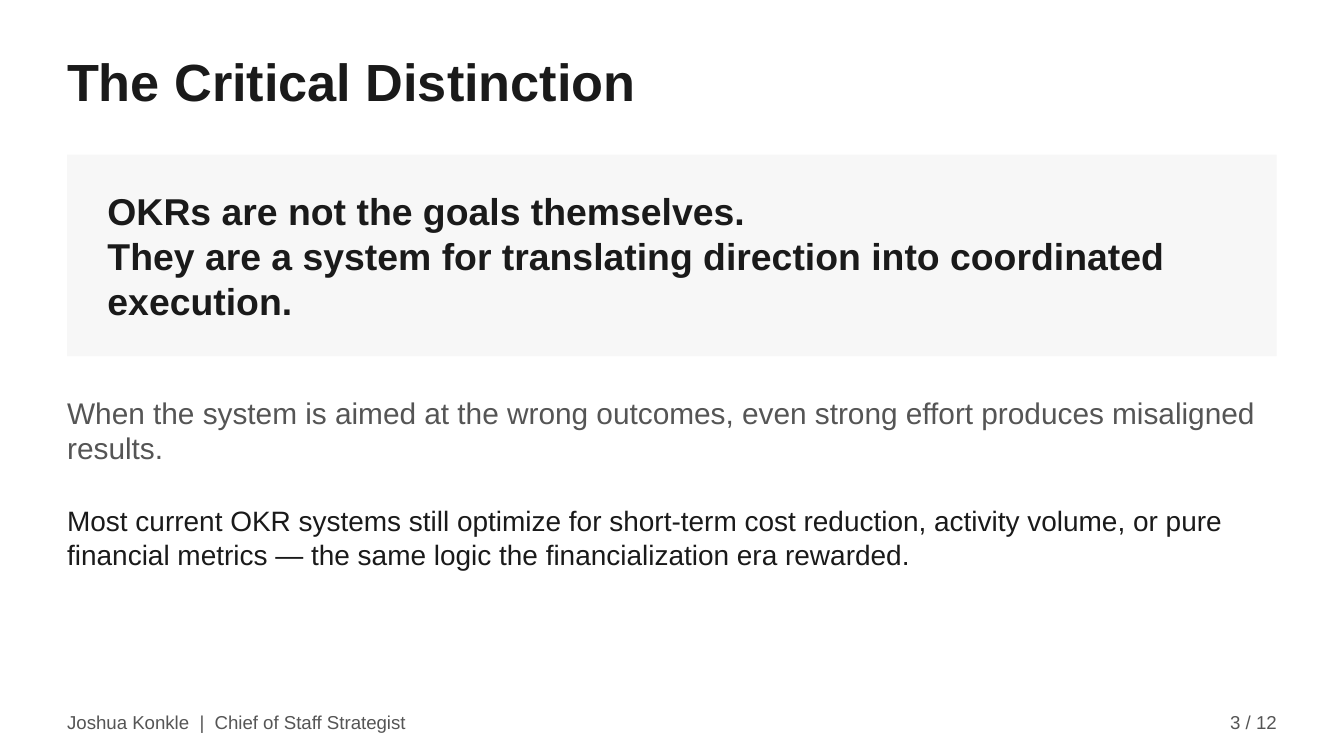
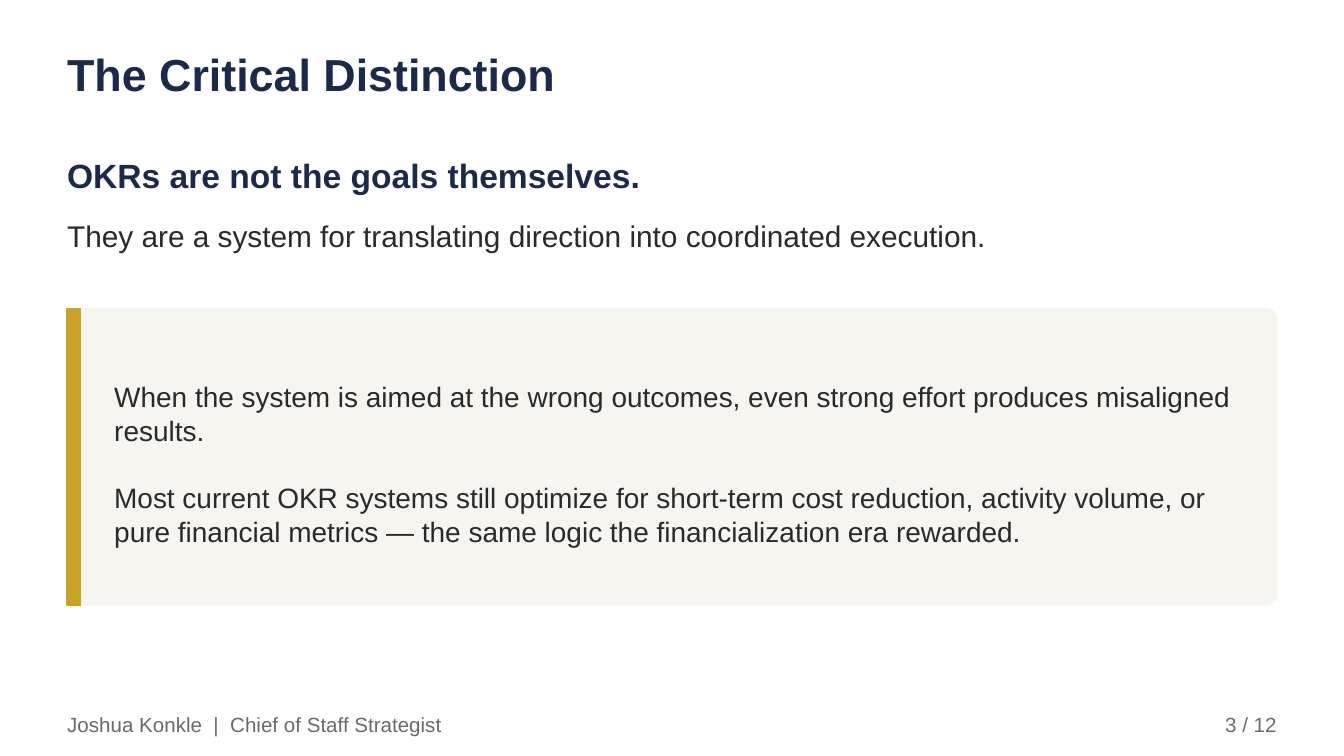
Before and after one commit to joshuakonkle/Hamilton-System, a slide deck: slide 3 of docs/webinar-resources/Module2-BMC-American-System-Hamiltonian-OKRs.pptx. Drawn at 1344x756 pixels with LibreOffice and Linux fonts; fonts in the diff are those of the drawing. Boxes give left, top, right and bottom in pixels: in the first picture for what was removed or moved away, otherwise in the second. Text is boxed around its words. In the diff, an @@ line names an element or a change of style, - is before the commit and + after.

```diff
--- a/docs/webinar-resources/Module2-BMC-American-System-Hamiltonian-OKRs.pptx
+++ b/docs/webinar-resources/Module2-BMC-American-System-Hamiltonian-OKRs.pptx
@@ rectangle added at (0, 0, 1344, 755), fill #FFFFFF, outline #FFFFFF 1 pt @@
@@ text "The Critical Distinction" at (67, 58, 554, 92): size 28 to 24 pt, text colour #1A1A1A to #1B2A4A @@
@@ text "OKRs are not the goals ...": place and size @@
-text "OKRs are not the goals ..." at (107, 198, 1164, 316)
+text "OKRs are not the goals ..." at (67, 163, 640, 194)
@@ text "OKRs are not the goals ..." at (67, 163, 640, 194): size 20 to 18 pt, text colour #1A1A1A to #1B2A4A @@
@@ rectangle removed at (67, 155, 1277, 356) @@
@@ text added at (67, 225, 986, 252), 16 pt, text #2A2A2A @@
+They are a system for translating direction into coordinated execution.
@@ text at (107, 243, 1164, 316): paragraph removed @@
-They are a system for translating direction into coordinated execution.
@@ rounded rectangle added at (67, 309, 1277, 605), fill #F7F5F0, outline #F7F5F0 1 pt @@
@@ rectangle added at (67, 309, 81, 605), fill #C9A227, outline #C9A227 1 pt @@
@@ text "When the system is aimed ...": place and size @@
-text "When the system is aimed ..." at (67, 510, 1222, 570)
+text "When the system is aimed ..." at (114, 386, 1230, 547)
@@ text at (114, 386, 1230, 442): paragraph added @@
+When the system is aimed at the wrong outcomes, even strong effort produces misaligned results.
@@ text removed at (67, 402, 1254, 460) @@
-When the system is aimed at the wrong outcomes, even strong effort produces misaligned results.
@@ text at (114, 487, 1205, 547): text colour #1A1A1A to #2A2A2A in "Most current OKR systems still optimize for ..." @@
@@ text "Joshua Konkle | Chief of ..." at (67, 717, 441, 736): size 10 to 11 pt, text colour #555555 to #6A6A6A @@
@@ text "3 / 12" at (1225, 717, 1277, 732): size 10 to 11 pt, text colour #555555 to #6A6A6A @@
```
Also in this commit, not shown: 11 other slides changed, 9 other files.
